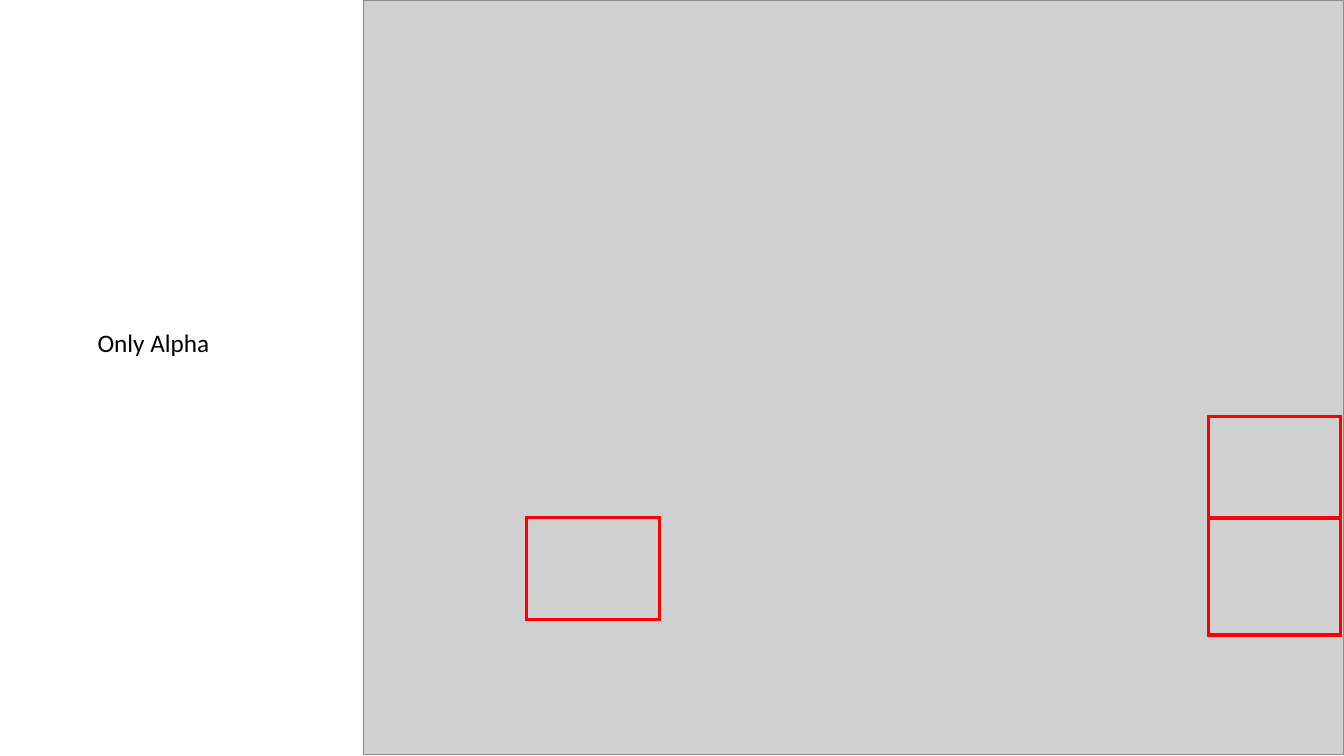
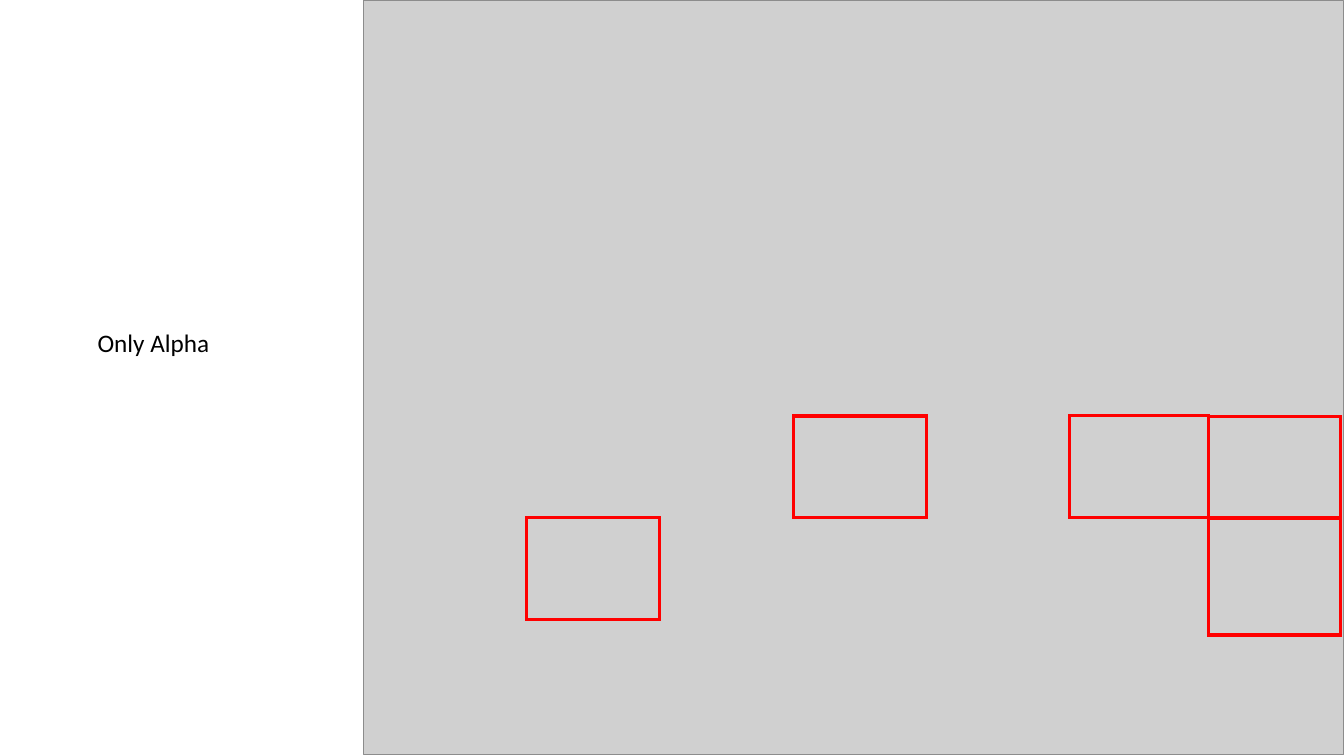
Before and after one commit to oshopina/HF_nitrogen, a slide deck: slide 19 of Nitrogen_paper_v2.pptx. Drawn at 1344x756 pixels with LibreOffice and Linux fonts; fonts in the diff are those of the drawing; grey boxes stand for pictures. Boxes give left, top, right and bottom in pixels: in the first picture for what was removed or moved away, otherwise in the second. Text is boxed around its words. In the diff, an @@ line names an element or a change of style, - is before the commit and + after.

```diff
--- a/Nitrogen_paper_v2.pptx
+++ b/Nitrogen_paper_v2.pptx
@@ rectangle added at (795, 416, 927, 518), outline #FF0000 2.25 pt @@
@@ rectangle added at (1070, 415, 1209, 517), outline #FF0000 2.25 pt @@
```
Also in this commit, not shown: 1 other slide changed, 3 slides added, 2 other files.
